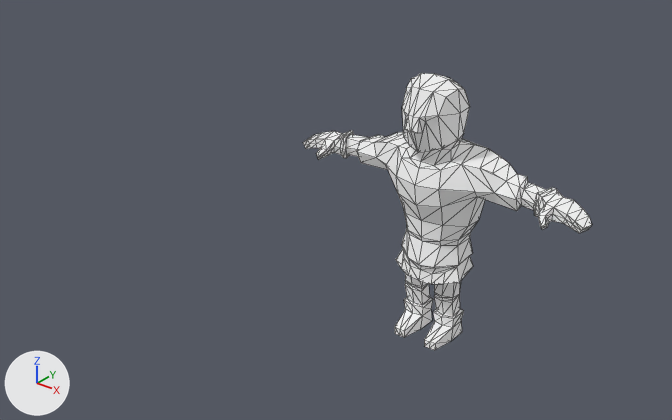
The glTF model Soldier.glb, before and after one commit.
Before and after are seen from a camera (50 mm lens) standing at (2.8, -4.52, 3.44) and looking at (-0.16, -0.82, 1.15). Lighting does not change. The marker at lower left points along +X, +Y and +Z. Mesh edges are drawn as thin lines.

In view in the first picture: 'SoldierMesh'.
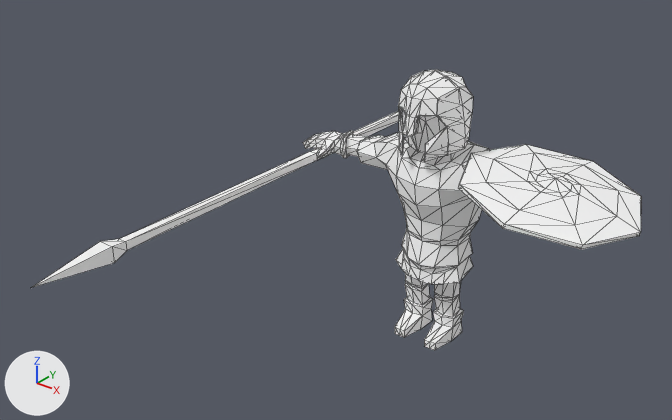
Changed parts and their boxes (x1, y1, x2, y2) in the pictures (672 x 420 px):
'Shield', added
    after: (458, 144, 641, 249)
'Helmet', added
    after: (398, 70, 473, 162)
'Spear', added
    after: (31, 111, 399, 288)

What the commit changed:
Material 'Material.001' (mat_material_001) is new.
Its base color is (1.0, 1.0, 1.0) (white #ffffff).
Its metallic is 1.0.
Its roughness is 1.0.
Mesh me_cube_004 is new.
It has 21 vertices, 38 faces and spans x -0.91..-0.81, y -2.36..0.89, z 1.04..1.14.
It uses material mat_material_001 (white #ffffff).
Mesh me_cylinder is new.
It has 57 vertices, 110 faces and spans x 0.212..1.289, y -0.541..0.548, z 1.114..1.327.
It uses material mat_material (white #ffffff).
Mesh me_cube_002 is new.
It has 132 vertices, 260 faces and spans x -0.209..0.209, y -0.37..0.159, z 1.331..1.822.
It uses material mat_material (white #ffffff).
Object 'Spear' (ob_spear) is new; it shows me_cube_004.
Its location is (0.0, 0.0, 0.0).
Object 'Shield' (ob_shield) is new; it shows me_cylinder.
Its location is (0.0, 0.0, 0.0).
Object 'Helmet' (ob_helmet) is new; it shows me_cube_002.
Its location is (0.0, 0.0, 0.0).
